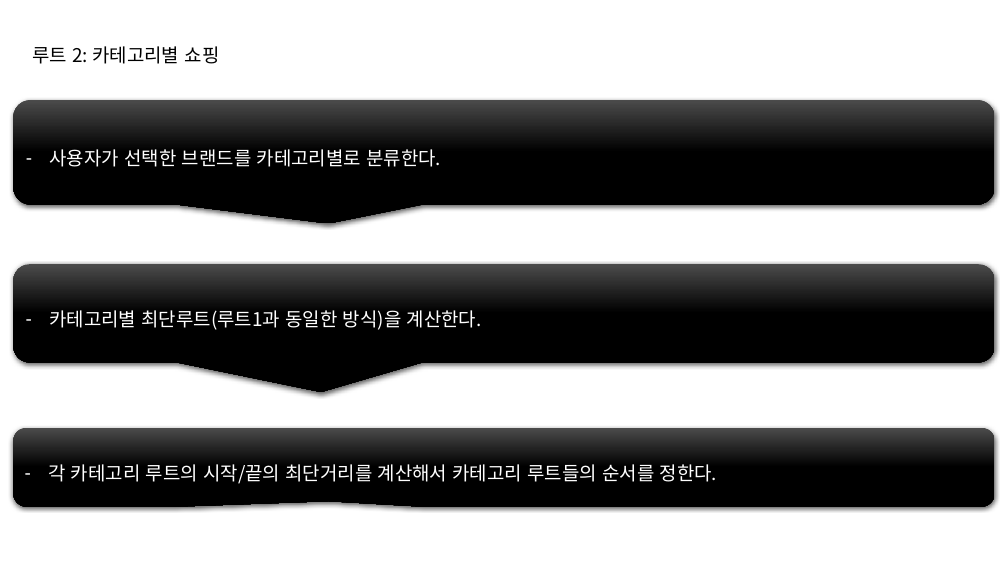
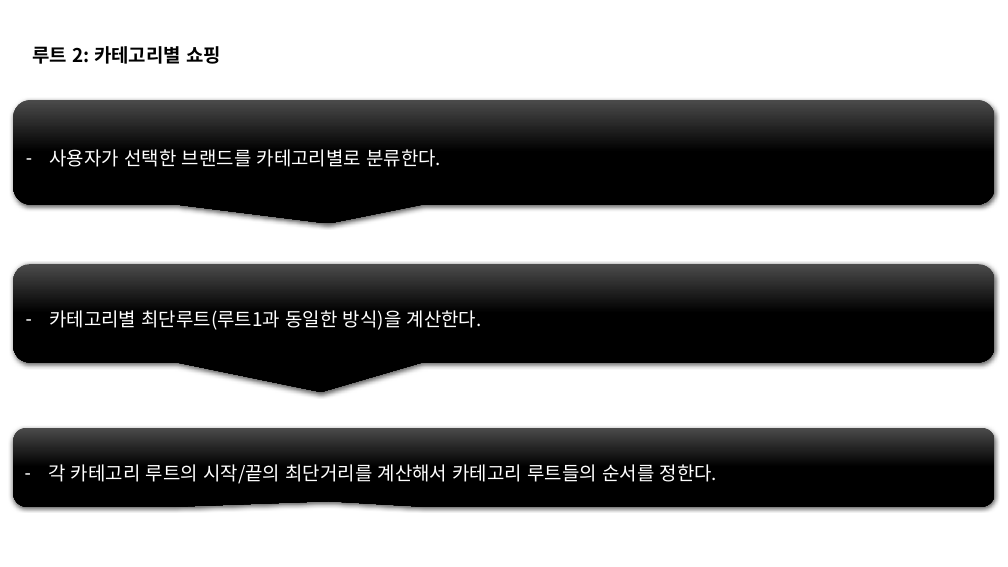
Before and after one commit to majung2/pumasi, a slide deck: slide 26 of 5조_SAD1.0.pptx (slide 23 before the commit). Drawn at 1008x567 pixels with LibreOffice and Linux fonts; fonts in the diff are those of the drawing. Boxes give left, top, right and bottom in pixels: in the first picture for what was removed or moved away, otherwise in the second. Text is boxed around its words. In the diff, an @@ line names an element or a change of style, - is before the commit and + after.

```diff
--- a/5조_SAD1.0.pptx
+++ b/5조_SAD1.0.pptx
@@ text "루트 2: 카테고리별 쇼핑" at [32, 46, 221, 64]: bold on @@
```
Also in this commit, not shown: 9 other slides changed, 5 slides added, 3 slides removed.
